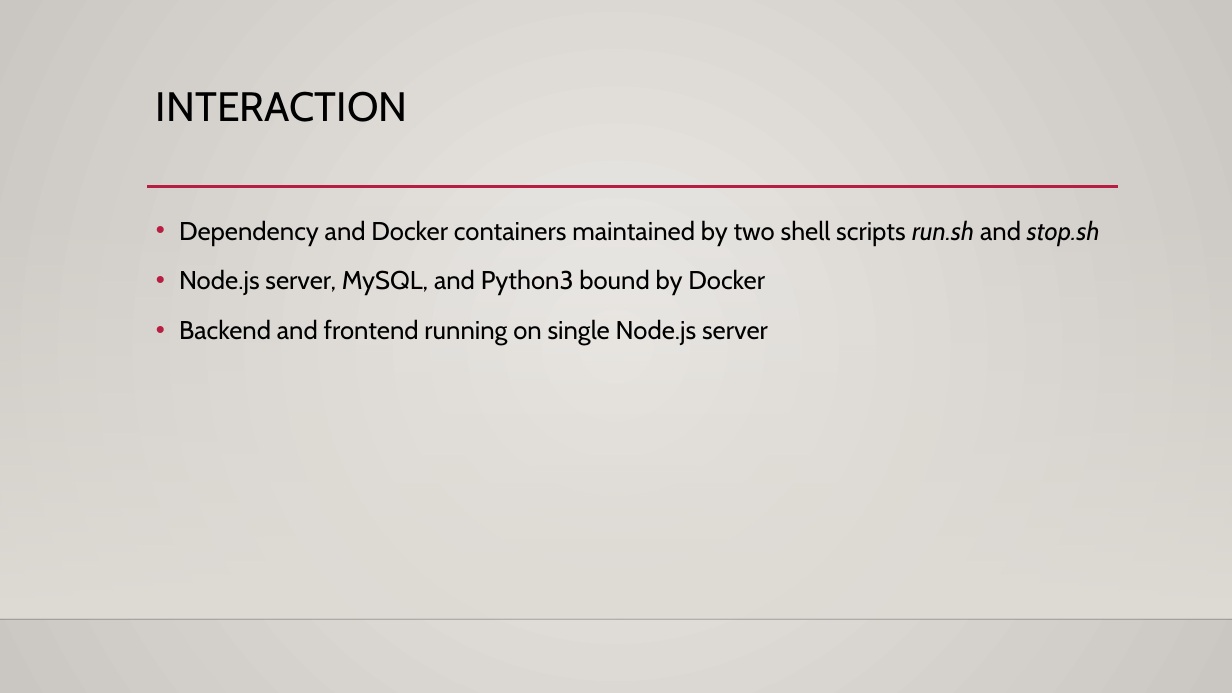
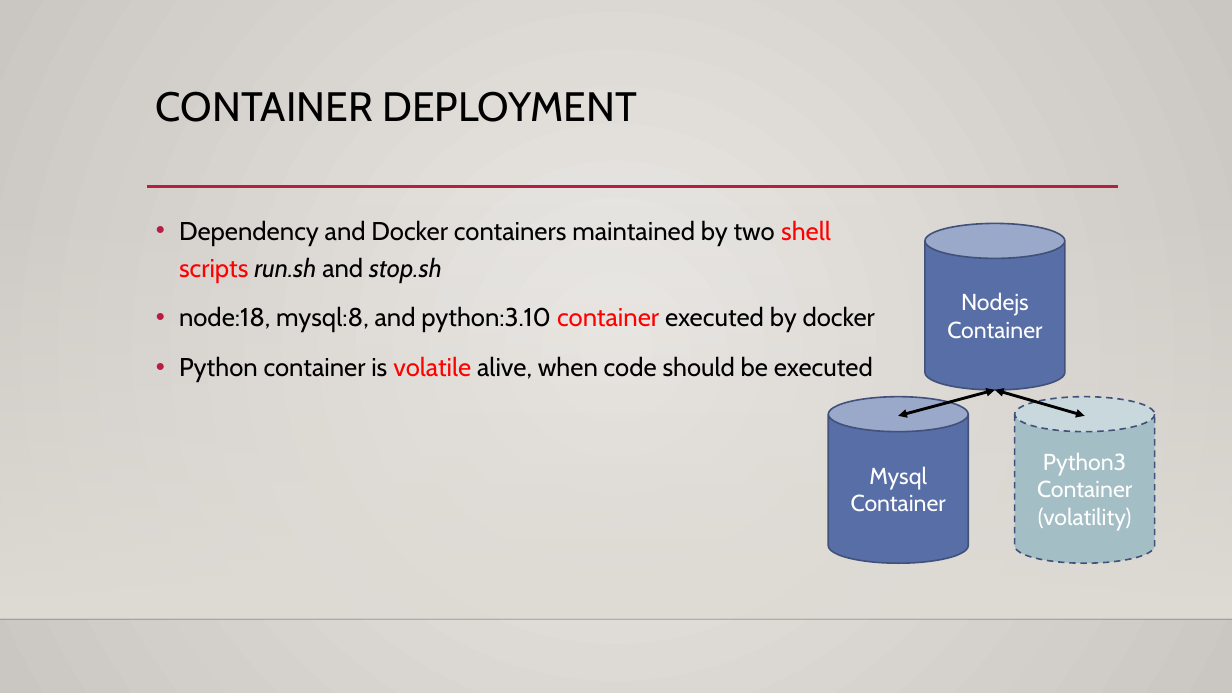
Before and after one commit to skkuse/2022spring_41class_team6, a slide deck: slide 10 of doc/Online Learning System.pptx (slide 8 before the commit). Drawn at 1232x693 pixels with LibreOffice and Linux fonts; fonts in the diff are those of the drawing; background and template pictures are left out. Boxes give left, top, right and bottom in pixels: in the first picture for what was removed or moved away, otherwise in the second. Text is boxed around its words. In the diff, an @@ line names an element or a change of style, - is before the commit and + after.

```diff
--- a/doc/Online Learning System.pptx
+++ b/doc/Online Learning System.pptx
@@ title at (156, 91, 637, 122): text changed @@
-INTERACTION
+CONTAINER DEPLOYMENT
@@ text at (179, 220, 831, 282): text colour #000000 to #FF0000 in "shell scripts" @@
@@ cylinder added at (925, 224, 1065, 390), fill #586EA6, outline #41517B 1.25 pt, 18 pt, text #FFFFFF @@
+Nodejs
+Container
@@ text at (179, 306, 875, 382): text changed @@
-• Node.js server, MySQL, and Python3 bound by Docker
-• Backend and frontend running on single Node.js server
+• node:18, mysql:8, and python:3.10 container executed by docker
+• Python container is volatile alive, when code should be executed
@@ cylinder added at (828, 396, 968, 563), fill #586EA6, outline #41517B 1.25 pt, 18 pt, text #FFFFFF @@
+Mysql
+Container
@@ double arrow added from (898, 416) to (995, 390), #000000 2.25 pt @@
@@ double arrow added from (1085, 416) to (995, 390), #000000 2.25 pt @@
@@ cylinder added at (1015, 396, 1154, 563), fill #A4BEC6, outline #41517B 1.25 pt dashed, 18 pt, text #FFFFFF @@
+Python3
+Container
+(volatility)
```
Also in this commit, not shown: 6 other slides changed, 2 slides added.
